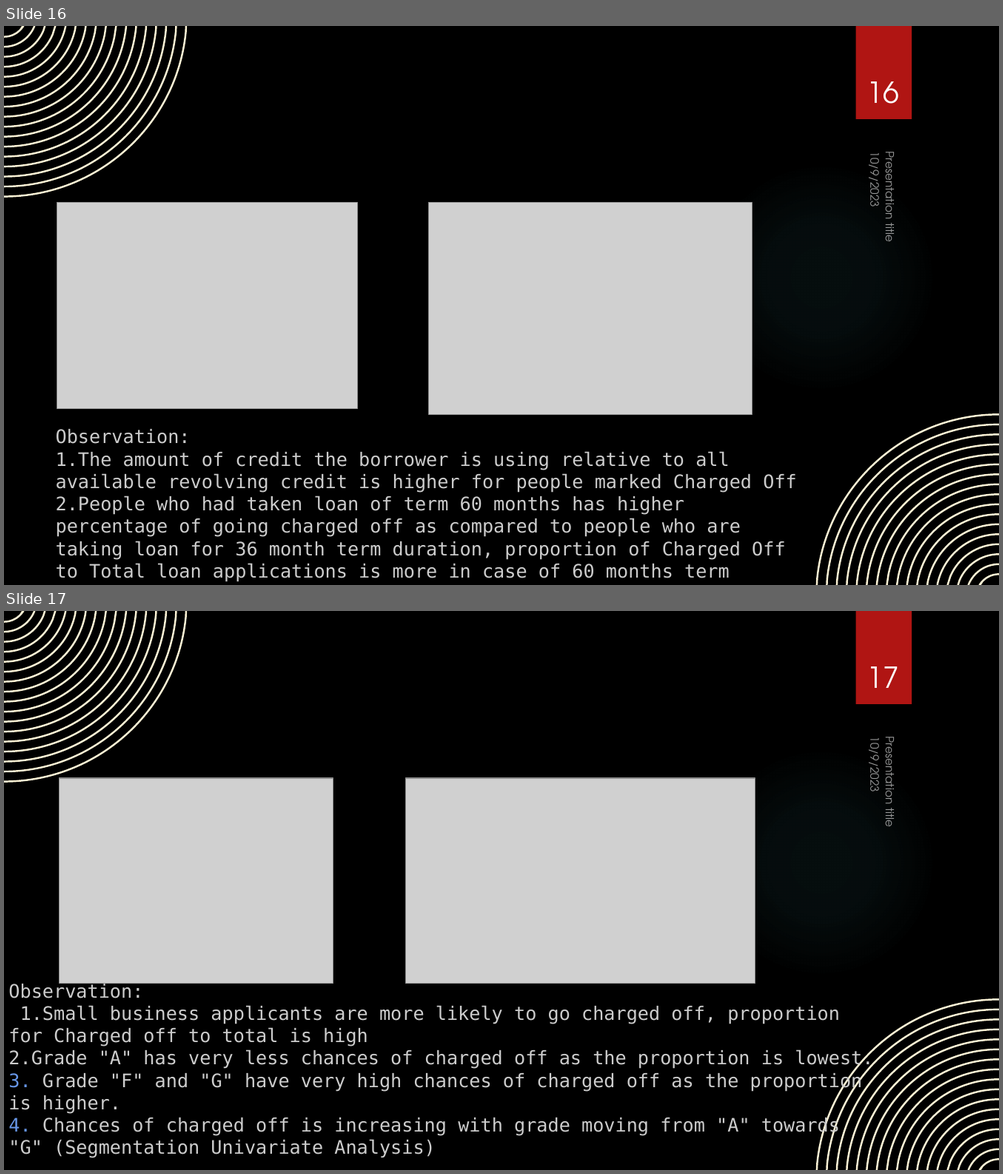
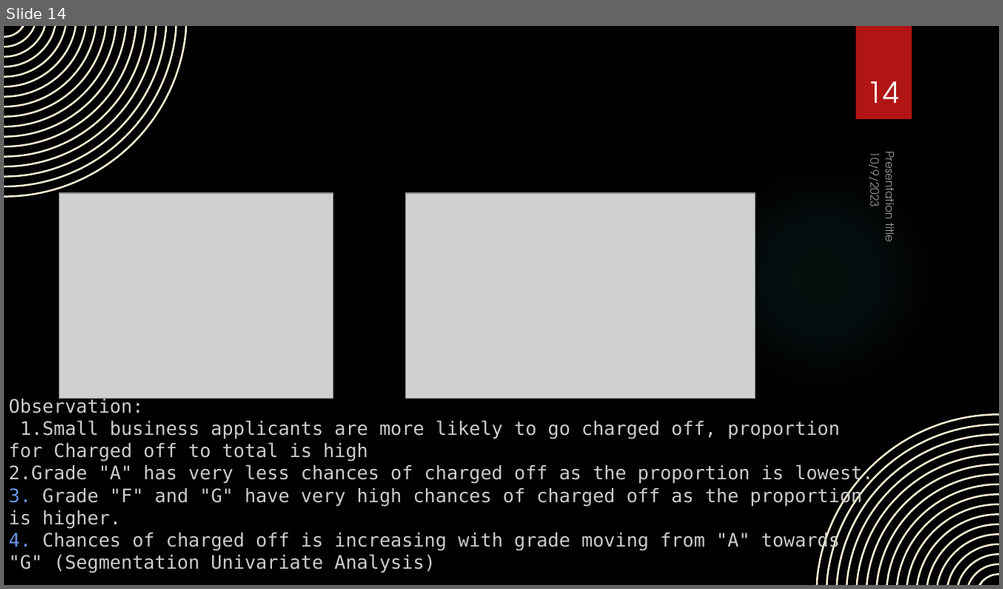
Before and after one commit to asthaa29/lendingcasestudy, a slide deck: EDA Case Study.pptx. Shown one above the other, each under a label of ours: slides 16 and 17 before the commit, slide 14 after it. The pictures are 1003x1174 and 1003x589 pixels, drawn with LibreOffice and Linux fonts; fonts in the diff are those of the drawing; grey boxes stand for pictures; background and template pictures are left out. Boxes give left, top, right and bottom in pixels: in the first picture for what was removed or moved away, otherwise in the second. Text is boxed around its words. In the diff, an @@ line names an element or a change of style, - is before the commit and + after.

```diff
--- a/EDA Case Study.pptx
+++ b/EDA Case Study.pptx
@@ slide 16 removed at (x1=4, y1=26, x2=999, y2=585), background picture (left out); not listed: 4 template elements that a slide beside it also shows @@
@@ page number removed at (x1=867, y1=82, x2=899, y2=104) @@
-16
@@ text removed at (x1=865, y1=158, x2=884, y2=207) @@
-10/9/2023
@@ text removed at (x1=879, y1=158, x2=899, y2=241) @@
-Presentation title
@@ picture removed at (x1=57, y1=203, x2=358, y2=409) @@
@@ picture removed at (x1=429, y1=203, x2=751, y2=415) @@
@@ text removed at (x1=56, y1=429, x2=797, y2=582) @@
-Observation:
-1.The amount of credit the borrower is using relative to all available revolving credit is higher for people marked Charged Off
-2.People who had taken loan of term 60 months has higher percentage of going charged off as compared to people who are taking loan for 36 month term duration, proportion of Charged Off to Total loan applications is more in case of 60 months term
@@ what was slide 17 is now slide 14 @@
@@ page number at (x1=867, y1=82, x2=899, y2=103): text changed @@
-17
+14
```
Also in this commit, not shown: 12 slides changed, 1 slide added, 4 other slides removed.
